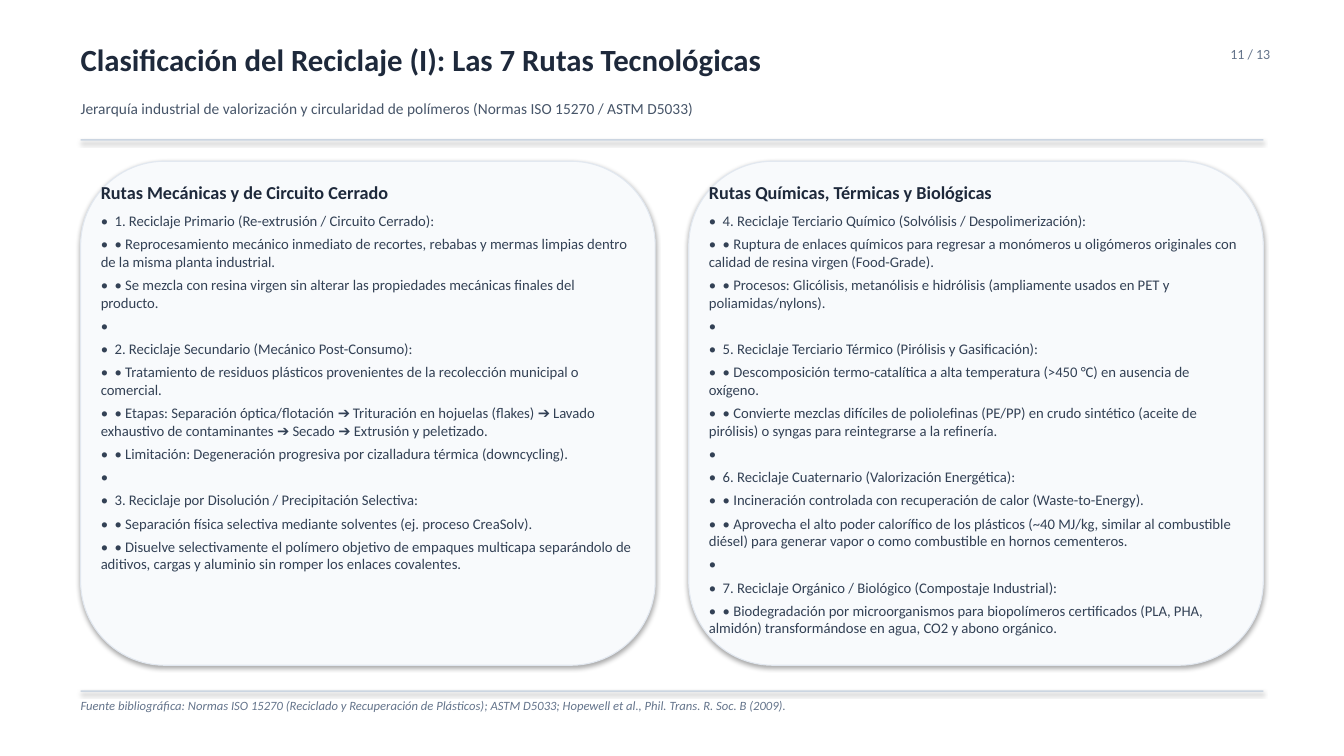
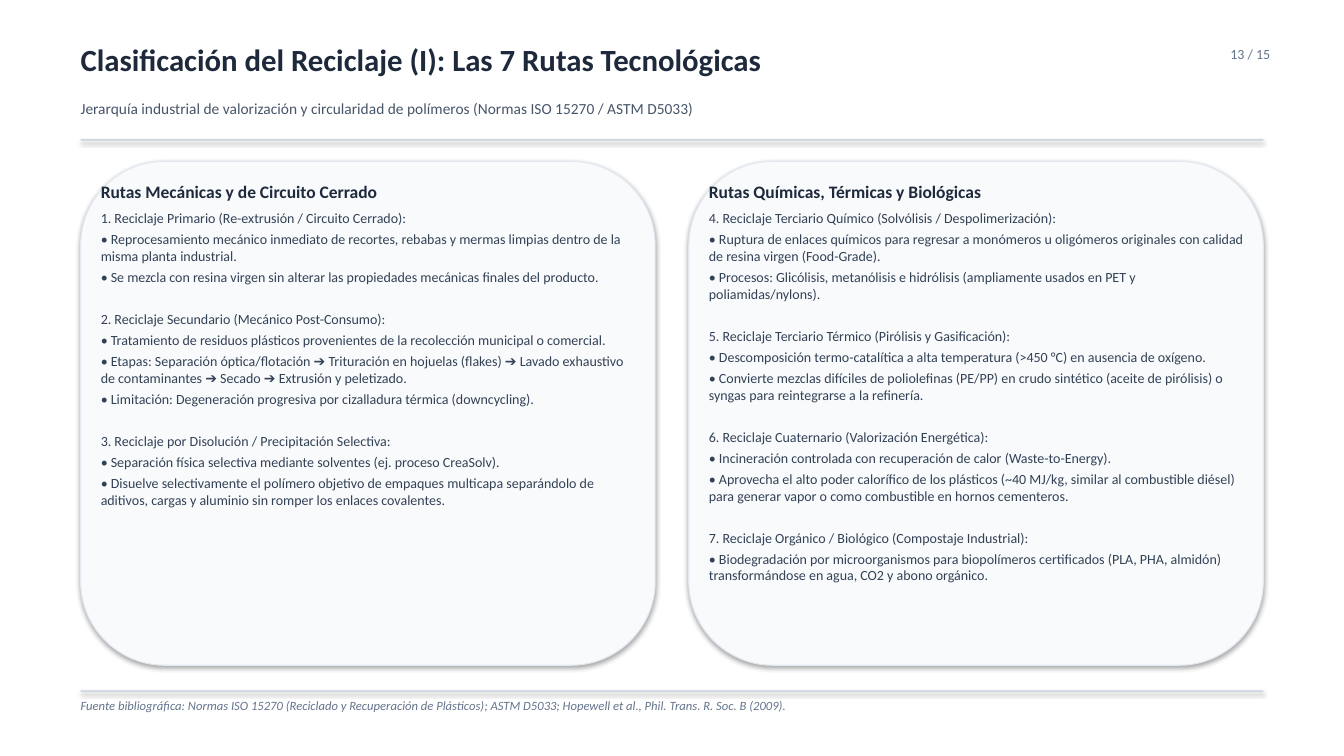
Before and after one commit to AlejandroDiazGaytan/FIM-Polimeros, a slide deck: slide 13 of presentacion_polimeros_procesos_reciclaje.pptx (slide 11 before the commit). Drawn at 1344x756 pixels with LibreOffice and Linux fonts; fonts in the diff are those of the drawing. Boxes give left, top, right and bottom in pixels: in the first picture for what was removed or moved away, otherwise in the second. Text is boxed around its words. In the diff, an @@ line names an element or a change of style, - is before the commit and + after.

```diff
--- a/presentacion_polimeros_procesos_reciclaje.pptx
+++ b/presentacion_polimeros_procesos_reciclaje.pptx
@@ text at (x1=1230, y1=50, x2=1270, y2=59): text changed @@
-11 / 13
+13 / 15
@@ text at (x1=101, y1=185, x2=377, y2=201): size 13 to 12.5 pt in "Rutas Mecánicas y de Circuito Cerrado"; less space between paragraphs @@
@@ text at (x1=709, y1=185, x2=981, y2=201): size 13 to 12.5 pt in "Rutas Químicas, Térmicas y Biológicas"; less space between paragraphs @@
@@ text at (x1=101, y1=213, x2=624, y2=508): text changed; size 10.5 to 10 pt @@
-• 1. Reciclaje Primario (Re-extrusión / Circuito Cerrado):
-• • Reprocesamiento mecánico inmediato de recortes, rebabas y mermas limpias dentro de la misma planta industrial.
-• • Se mezcla con resina virgen sin alterar las propiedades mecánicas finales del producto.
-•
-• 2. Reciclaje Secundario (Mecánico Post-Consumo):
-• • Tratamiento de residuos plásticos provenientes de la recolección municipal o comercial.
-• • Etapas: Separación óptica/flotación ➔ Trituración en hojuelas (flakes) ➔ Lavado exhaustivo de contaminantes ➔ Secado ➔ Extrusión y peletizado.
-• • Limitación: Degeneración progresiva por cizalladura térmica (downcycling).
-•
-• 3. Reciclaje por Disolución / Precipitación Selectiva:
-• • Separación física selectiva mediante solventes (ej. proceso CreaSolv).
-• • Disuelve selectivamente el polímero objetivo de empaques multicapa separándolo de aditivos, cargas y aluminio sin romper los enlaces covalentes.
+1. Reciclaje Primario (Re-extrusión / Circuito Cerrado):
+• Reprocesamiento mecánico inmediato de recortes, rebabas y mermas limpias dentro de la misma planta industrial.
+• Se mezcla con resina virgen sin alterar las propiedades mecánicas finales del producto.
+2. Reciclaje Secundario (Mecánico Post-Consumo):
+• Tratamiento de residuos plásticos provenientes de la recolección municipal o comercial.
+• Etapas: Separación óptica/flotación ➔ Trituración en hojuelas (flakes) ➔ Lavado exhaustivo de contaminantes ➔ Secado ➔ Extrusión y peletizado.
+• Limitación: Degeneración progresiva por cizalladura térmica (downcycling).
+3. Reciclaje por Disolución / Precipitación Selectiva:
+• Separación física selectiva mediante solventes (ej. proceso CreaSolv).
+• Disuelve selectivamente el polímero objetivo de empaques multicapa separándolo de aditivos, cargas y aluminio sin romper los enlaces covalentes.
@@ text at (x1=709, y1=213, x2=1243, y2=583): text changed; size 10.5 to 10 pt @@
-• 4. Reciclaje Terciario Químico (Solvólisis / Despolimerización):
-• • Ruptura de enlaces químicos para regresar a monómeros u oligómeros originales con calidad de resina virgen (Food-Grade).
-• • Procesos: Glicólisis, metanólisis e hidrólisis (ampliamente usados en PET y poliamidas/nylons).
-•
-• 5. Reciclaje Terciario Térmico (Pirólisis y Gasificación):
-• • Descomposición termo-catalítica a alta temperatura (>450 °C) en ausencia de oxígeno.
-• • Convierte mezclas difíciles de poliolefinas (PE/PP) en crudo sintético (aceite de pirólisis) o syngas para reintegrarse a la refinería.
-•
-• 6. Reciclaje Cuaternario (Valorización Energética):
-• • Incineración controlada con recuperación de calor (Waste-to-Energy).
-• • Aprovecha el alto poder calorífico de los plásticos (~40 MJ/kg, similar al combustible diésel) para generar vapor o como combustible en hornos cementeros.
-•
-• 7. Reciclaje Orgánico / Biológico (Compostaje Industrial):
-• • Biodegradación por microorganismos para biopolímeros certificados (PLA, PHA, almidón) transformándose en agua, CO2 y abono orgánico.
+4. Reciclaje Terciario Químico (Solvólisis / Despolimerización):
+• Ruptura de enlaces químicos para regresar a monómeros u oligómeros originales con calidad de resina virgen (Food-Grade).
+• Procesos: Glicólisis, metanólisis e hidrólisis (ampliamente usados en PET y poliamidas/nylons).
+5. Reciclaje Terciario Térmico (Pirólisis y Gasificación):
+• Descomposición termo-catalítica a alta temperatura (>450 °C) en ausencia de oxígeno.
+• Convierte mezclas difíciles de poliolefinas (PE/PP) en crudo sintético (aceite de pirólisis) o syngas para reintegrarse a la refinería.
+6. Reciclaje Cuaternario (Valorización Energética):
+• Incineración controlada con recuperación de calor (Waste-to-Energy).
+• Aprovecha el alto poder calorífico de los plásticos (~40 MJ/kg, similar al combustible diésel) para generar vapor o como combustible en hornos cementeros.
+7. Reciclaje Orgánico / Biológico (Compostaje Industrial):
+• Biodegradación por microorganismos para biopolímeros certificados (PLA, PHA, almidón) transformándose en agua, CO2 y abono orgánico.
```
Also in this commit, not shown: 12 other slides changed, 2 slides added, 3 other files.
